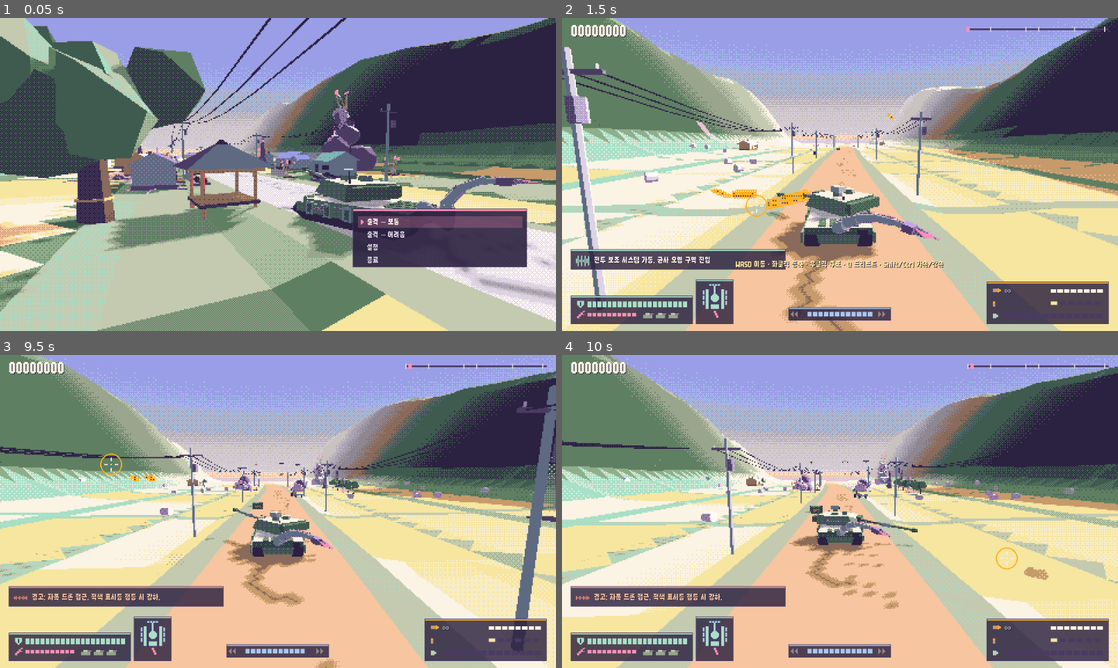
Above: before the commit, frames 1-4 (two rows, left to right).
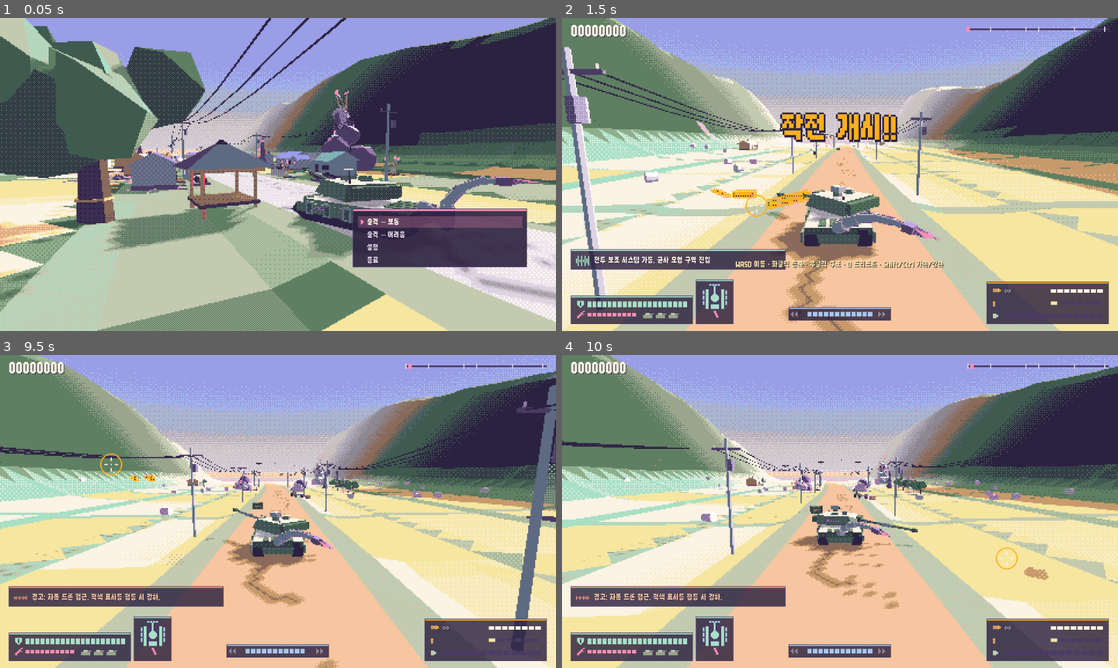
Above: after the commit, the same moments.

Repository: scarf005/orca-class
Game: Godot game, scene res://scenes/main.tscn
Two runs of this game, one before a commit and one after it. Both use one fixed random seed, a clock stepped at 60 frames per second and the inputs below.
Inputs (mouse positions are in pixels of both pictures, inside the frame that each line leads up to):
- Up to frame 1 (0.05 s): no input
- Up to frame 2 (1.5 s): tap Enter (ui_accept) at 0.5 s; drag from (840, 174) to (895, 105) at 0.52 s; drag from (728, 190) to (812, 237) at 1.27 s
- Up to frame 3 (9.5 s): move the mouse to (333, 442) at 2.02 s; press the mouse at (333, 442) at 2.03 s; hold D (move_right) 2.03-2.75 s; release the mouse at (333, 442) at 2.75 s; drag from (250, 574) to (111, 464) at 2.77 s; move the mouse to (444, 558) at 3.52 s; hold A (move_left) 3.53-4.25 s; hold E 3.53-4.25 s; tap Enter (ui_accept) at 3.77, 4.07, 6.77, 7.07 s; drag from (111, 464) to (194, 433) at 4.27 s; move the mouse to (305, 511) at 5.02 s; hold Ctrl (brake) 5.03-5.75 s; tap 9 at 5.1 s; click (305, 511) at 5.17 s; drag from (194, 433) to (166, 527) at 5.77 s; move the mouse to (400, 495) at 6.52 s; hold W (move_forward) 6.53-7.25 s; hold Right mouse button (fire_cannon) 6.53-7.25 s; drag from (166, 527) to (250, 574) at 7.27 s; move the mouse to (333, 442) at 8.02 s; hold Ctrl (brake) 8.03-8.75 s; hold Shift (overdrive) 8.03-8.75 s; drag from (250, 574) to (111, 464) at 8.77 s
- Up to frame 4 (10 s): move the mouse to (1006, 558) at 9.52 s; hold W (move_forward) from 9.53 s (still down); tap 1 at 9.6 s; click (1006, 558) at 9.67 s; tap Enter (ui_accept) at 9.77 s

The runs differ from the first frame. In frame 1, less than 0.1% of the frame differs, in the area x 32-33%, y 45-47%; in frame 2, 1.5%, in the area x 39-61%, y 30-40%; in frame 3, less than 0.1%; in frame 4, less than 0.1%.

Commit message:
feat: add flying vehicle wrecks, chain-reaction deaths, explosive barrels, gas stations and arcade shouts

Diff:
--- a/i18n/strings.csv
+++ b/i18n/strings.csv
@@ -99,6 +99,8 @@
 HINT_CONTROLS,WASD 이동 · 좌클릭 동축 · 우클릭 주포 · Q 드리프트 · Shift/Ctrl 가속/감속,WASD MOVE · LMB COAX · RMB MAIN GUN · Q DRIFT · SHIFT/CTRL BOOST/BRAKE
 HINT_TAIL,"꼬리는 알아서 낚아채고, 잡고, 던집니다","THE TAIL SNATCHES, GRABS AND THROWS ON ITS OWN"
 HINT_ANCHOR,Q + 방향: 드리프트 — 꼬리가 주변을 후려칩니다,Q + DIRECTION: DRIFT — THE TAIL LASHES AROUND YOU
+SHOUT_MISSION_START,작전 개시!!,MISSION START!!
+SHOUT_MISSION_COMPLETE,작전 완료!!,MISSION COMPLETE!!
 STAGE_CLEAR,1스테이지 돌파,STAGE 1 CLEAR
 RESULT_SCORE,점수,SCORE
 RESULT_KILLS,격파율,KILLS
--- a/scripts/combat/fx.gd
+++ b/scripts/combat/fx.gd
@@ -4,6 +4,7 @@
 ## meshes for blasts, rings, beams and ground scorch marks. Everything fades by dithering.
 
 const MAX_PARTICLES := 4000
+const SOFT_CAP := 1200
 const MAX_SCORCH := 60
 
 enum Kind { SOLID, GLOW }
@@ -87,6 +88,9 @@
 
 func spawn(kind: Kind, position: Vector3, velocity: Vector3, life: float, size: float, color: Color, options := {}) -> void:
 	var pool: Array = _pools[kind]
+	# Past the soft cap, big chain explosions thin out instead of stalling the frame.
+	if pool.size() > SOFT_CAP and randf() < 0.5:
+		return
 	if pool.size() >= MAX_PARTICLES:
 		pool.pop_front()
 	var p := Particle.new()
--- /dev/null
+++ b/scripts/combat/wreck.gd
@@ -0,0 +1,51 @@
+class_name Wreck
+extends Node3D
+## A destroyed vehicle's hull, blown into the air spinning. It trails fire and black smoke, blows
+## up again where it lands (hurting whatever is nearby), and burns there for a while.
+
+var velocity := Vector3.ZERO
+var spin := Vector3.ZERO
+var blast_radius := 4.0
+var by_player := false
+var _smoke := 0.0
+
+
+## Takes over `model` (already in the world) and throws it up from `center`.
+static func launch(model: Node3D, center: Vector3, size: float, player_kill: bool) -> Wreck:
+	var wreck := Wreck.new()
+	World.current.add_child(wreck)
+	wreck.global_position = center
+	model.reparent(wreck, true)
+	wreck.velocity = Vector3(randf_range(-4, 4), randf_range(9, 14) / sqrt(maxf(size, 1.0)), randf_range(-4, 4))
+	wreck.spin = Vector3(randf_range(-6, 6), randf_range(-4, 4), randf_range(-6, 6)) / sqrt(maxf(size, 1.0))
+	wreck.blast_radius = 2.5 + size
+	wreck.by_player = player_kill
+	return wreck
+
+
+func _process(delta: float) -> void:
+	var world := World.current
+	velocity.y -= 22.0 * delta
+	global_position += velocity * delta
+	rotation += spin * delta
+	_smoke -= delta
+	if _smoke <= 0.0:
+		_smoke = 0.04
+		world.fx.spawn(Fx.Kind.GLOW, global_position, Vector3.UP, 0.25, 0.9, [Palette.AMBER, Palette.HOT, Palette.BUTTER][randi() % 3], {"drag": 2.0})
+		world.fx.spawn(Fx.Kind.GLOW, global_position, Vector3.UP * 1.5, 1.4, 0.9, [Palette.DUSK, Palette.INK, Palette.SLATE][randi() % 3], {"end_size": 2.4, "drag": 1.2, "fade": 0.2})
+	var ground := Course.height_at(global_position)
+	if global_position.y <= ground + 0.3 and velocity.y < 0.0:
+		_land(ground)
+
+
+func _land(ground: float) -> void:
+	var world := World.current
+	var at := Vector3(global_position.x, ground + 0.5, global_position.z)
+	var chain := Hit.new()
+	chain.source = world.player if by_player else null
+	world.blast(at, blast_radius, 45.0, Entity.Team.PLAYER if by_player else Entity.Team.NEUTRAL, chain, null, [Palette.WHITE, Palette.AMBER, Palette.HOT, Palette.INK])
+	world.fx.smoke_column(at, blast_radius, [Palette.DUSK, Palette.INK, Palette.SLATE])
+	world.fx.burn(at, 5.0, 0.9)
+	world.fx.debris(at, 10, [Palette.INK, Palette.SLATE, Palette.AMBER], 10.0, 0.45)
+	world.shake(0.35, at)
+	queue_free()
--- a/scripts/core/sfx.gd
+++ b/scripts/core/sfx.gd
@@ -37,6 +37,7 @@
 	"lock": ["res://assets/audio/synth/lock.wav", -4.0],
 	"ui_move": ["res://assets/audio/synth/ui_move.wav", -8.0],
 	"ui_select": ["res://assets/audio/synth/ui_select.wav", -4.0],
+	"shout": ["res://assets/audio/synth/shout.wav", -2.0],
 	"ai": ["res://assets/audio/synth/ai.wav", -6.0],
 	"combo": ["res://assets/audio/synth/combo.wav", -8.0],
 	"roar": ["res://assets/audio/synth/roar.wav", 0.0],
--- a/scripts/enemies/enemy.gd
+++ b/scripts/enemies/enemy.gd
@@ -14,6 +14,7 @@
 var burning := 0.0
 var can_stagger := true
 var despawn_behind := 30.0 ## Removed once this far behind the rail; 0 keeps it.
+var wreck_on_death := false ## Vehicles: the hull is blown into the air and blows up again on landing.
 var model := Node3D.new()
 var age := 0.0
 var _last_position := Vector3.ZERO
@@ -127,8 +128,16 @@
 func on_death(hit: Hit) -> void:
 	var world := World.current
 	var center := hit_center()
-	world.fx.explosion(center, death_radius)
+	var by_player := hit != null and hit.by_player()
+	# The death blast hurts whatever is close, so packed enemies go up in chains.
+	var chain := Hit.new()
+	chain.source = world.player if by_player else null
+	world.blast(center, death_radius * 1.4, 35.0, Team.PLAYER if by_player else Team.NEUTRAL, chain, self, [Palette.WHITE, Palette.AMBER, Palette.HOT, Palette.CORAL])
 	world.fx.debris(center, int(4 + death_radius * 3), debris_colors, 6.0 + death_radius * 2.0, 0.25 + death_radius * 0.08)
+	world.fx.smoke_column(center, death_radius, [Palette.DUSK, Palette.INK, Palette.ASH])
+	if wreck_on_death:
+		Wreck.launch(model, center, death_radius, by_player)
+		model = Node3D.new()
 	world.award(score, center, true)
 	world.kill_style(hit, self)
 	if death_radius >= 3.0:
--- a/scripts/enemies/quad_mech.gd
+++ b/scripts/enemies/quad_mech.gd
@@ -28,6 +28,7 @@
 
 func _init() -> void:
 	super()
+	wreck_on_death = true
 	max_hp = 200.0
 	hp = 200.0
 	radius = 2.6
--- a/scripts/enemies/uav.gd
+++ b/scripts/enemies/uav.gd
@@ -24,6 +24,7 @@
 
 func _init() -> void:
 	super()
+	wreck_on_death = true
 	max_hp = 40.0
 	hp = 40.0
 	radius = 2.4
--- a/scripts/enemies/ugv.gd
+++ b/scripts/enemies/ugv.gd
@@ -28,6 +28,7 @@
 
 func _init() -> void:
 	super()
+	wreck_on_death = true
 	max_hp = 90.0
 	hp = 90.0
 	radius = 1.8
--- a/scripts/enemies/walker.gd
+++ b/scripts/enemies/walker.gd
@@ -29,6 +29,7 @@
 
 func _init() -> void:
 	super()
+	wreck_on_death = true
 	max_hp = 70.0
 	hp = 70.0
 	radius = 1.6
--- a/scripts/ui/game_screen.gd
+++ b/scripts/ui/game_screen.gd
@@ -39,6 +39,7 @@
 	world.stage_cleared.connect(_on_cleared)
 	if checkpoint.is_empty():
 		hud.hint(tr("HINT_CONTROLS"), 8.0)
+	hud.shout(tr("SHOUT_MISSION_START"), Palette.AMBER, 2.0)
 	Input.mouse_mode = Input.MOUSE_MODE_CONFINED_HIDDEN
 
 
@@ -122,6 +123,8 @@
 
 func _on_cleared() -> void:
 	_finished = true
+	hud.shout(tr("SHOUT_MISSION_COMPLETE"), Palette.FUNGUS, 2.5)
+	await get_tree().create_timer(2.2).timeout
 	Input.mouse_mode = Input.MOUSE_MODE_VISIBLE
 	world.player.input_enabled = false
 	_results = Results.new()
--- a/scripts/ui/hud.gd
+++ b/scripts/ui/hud.gd
@@ -14,6 +14,10 @@
 var _popups: Array[Dictionary] = []
 var _banner := ""
 var _banner_time := 0.0
+var _shout := ""
+var _shout_time := 0.0
+var _shout_total := 1.0
+var _shout_color := Palette.AMBER
 var _hint := ""
 var _hint_time := 0.0
 var _armor_shake := 0.0
@@ -38,6 +42,15 @@
 	_banner_time = time
 
 
+## A huge arcade call-out that slams onto the screen (weapon pickups, mission start and clear).
+func shout(text: String, color := Palette.AMBER, time := 1.4) -> void:
+	_shout = text
+	_shout_color = color
+	_shout_time = time
+	_shout_total = time
+	Sfx.ui("shout")
+
+
 func hint(text: String, time := 4.0) -> void:
 	_hint = text
 	_hint_time = time
@@ -62,17 +75,19 @@
 
 
 func _on_pickup(id: String) -> void:
-	var name := tr("PICKUP_" + id.to_upper())
+	var name := tr("PICKUP_" + id.to_upper()) + "!!"
+	if id == "coax":
+		name = _coax_label() + "!!"
+	var color := Palette.AMBER
 	if Armament.round_from_id(id) != Armament.Round.APHE:
-		name += " ×%d" % world.player.round_count
-	elif id == "coax":
-		name = tr("PICKUP_COAX") + " " + _coax_label()
-	banner(name, 1.6)
+		color = Armament.ROUND_COLORS[Armament.round_from_id(id)]
+	shout(name, color)
 
 
 func _process(delta: float) -> void:
 	_time += delta
 	_banner_time -= delta
+	_shout_time -= delta
 	_hint_time -= delta
 	_radio_time -= delta
 	if _radio_time <= 0.0 and not _radio_queue.is_empty():
@@ -106,6 +121,7 @@
 	_draw_boss()
 	_draw_radio()
 	_draw_banner()
+	_draw_shout()
 
 
 func _text(pos: Vector2, text: String, color: Color, size := 12, align := HORIZONTAL_ALIGNMENT_LEFT, width := -1.0) -> void:
@@ -353,6 +369,20 @@
 	_text(origin + Vector2(40, 23), text.substr(0, shown) + caret, Palette.PEACH if warning else Palette.CREAM, 12, HORIZONTAL_ALIGNMENT_LEFT, 322)
 
 
+func _draw_shout() -> void:
+	if _shout_time <= 0.0:
+		return
+	var age := _shout_total - _shout_time
+	var punch := 1.0 + maxf(0.0, 0.15 - age) * 8.0
+	var size := int(48 * punch)
+	var w := font.get_string_size(_shout, HORIZONTAL_ALIGNMENT_LEFT, -1, size).x
+	var at := Vector2(480 - w * 0.5, 210) + Vector2(randf_range(-3, 3), randf_range(-3, 3)) * clampf(1.0 - age * 3.0, 0.0, 1.0)
+	var color := _shout_color if fmod(_time, 0.12) < 0.08 else Palette.WHITE
+	for offset: Vector2 in [Vector2(-3, 0), Vector2(3, 0), Vector2(0, -3), Vector2(0, 4), Vector2(3, 4)]:
+		draw_string(font, at + offset, _shout, HORIZONTAL_ALIGNMENT_LEFT, -1, size, Palette.INK)
+	draw_string(font, at, _shout, HORIZONTAL_ALIGNMENT_LEFT, -1, size, Color(color, clampf(_shout_time * 4.0, 0.0, 1.0)))
+
+
 func _draw_banner() -> void:
 	if _banner_time > 0.0:
 		var alpha := clampf(_banner_time * 3.0, 0.0, 1.0)
--- a/scripts/world/director.gd
+++ b/scripts/world/director.gd
@@ -19,6 +19,9 @@
 	"colossus": "res://scripts/enemies/colossus.gd",
 	"helicopter": "res://scripts/enemies/helicopter.gd",
 }
+
+## Swarm enemies come in bigger numbers than the stage script lists: mayhem needs fodder.
+const FODDER := {"fpv": 1.5, "crawler": 1.6}
 
 ## Checkpoint name -> rail distance to start from.
 const CHECKPOINTS := {"": 0.0, "midboss": Course.MIDBOSS_D - 110.0, "boss": Course.SECTION_STARTS[Course.Section.ARENA] - 40.0}
@@ -126,7 +129,7 @@
 func spawn_wave(event: Dictionary) -> Array[Enemy]:
 	var world := World.current
 	var spawned: Array[Enemy] = []
-	var count: int = event.get("count", 1)
+	var count: int = ceili(event.get("count", 1) * FODDER.get(event.kind, 1.0))
 	if _hard:
 		count = int(ceil(count * event.get("hard_scale", 1.4)))
 	var kind: String = event.kind
--- a/scripts/world/prop.gd
+++ b/scripts/world/prop.gd
@@ -12,6 +12,7 @@
 var drop := "" ## Pickup id dropped when destroyed.
 var burnable := false
 var explosive := false
+var blast_size := 4.5 ## Radius of the explosion when an explosive prop goes up.
 var fungal := false ## Bursts into spores and splatter when destroyed.
 var supports: Array[Prop] = [] ## Pieces resting on this one; they topple when it breaks.
 var _topple := -1.0
@@ -151,7 +152,9 @@
 		# Chain blasts carry this prop as their source so kills count as collateral.
 		var chain := Hit.new()
 		chain.source = self if by_player else null
-		world.blast(center, 4.5, 45.0, Team.PLAYER if by_player else Team.NEUTRAL, chain, self, [Palette.WHITE, Palette.BUTTER, Palette.CORAL, Palette.INK])
+		world.blast(center, blast_size, 45.0 + blast_size * 4.0, Team.PLAYER if by_player else Team.NEUTRAL, chain, self, [Palette.WHITE, Palette.AMBER, Palette.HOT, Palette.INK])
+		world.fx.smoke_column(center, blast_size * 0.6, [Palette.DUSK, Palette.INK, Palette.SLATE])
+		world.fx.burn(global_position, 4.0 + blast_size, 0.8)
 	if score > 0:
 		world.award(score, global_position, false)
 	if hit != null and hit.by_player():
--- a/scripts/world/prop_kit.gd
+++ b/scripts/world/prop_kit.gd
@@ -614,3 +614,39 @@
 	b.box(_xf(Vector3(0, 8.8, 5.72)), Vector3(0.1, 0.8, 0.05), Palette.INK)
 	b.box(_xf(Vector3(0, 1.6, 5.61)), Vector3(3.0, 3.2, 0.1), Palette.PEACH)
 	return b.mesh()
+
+
+# --- Things that go boom ------------------------------------------------------------------------
+
+## A 200 L oil drum, hazard-striped.
+static func barrel(variant: int, _rng: RandomNumberGenerator) -> Mesh:
+	var b := LowPoly.new()
+	var body := [Palette.HOT, Palette.AMBER, Palette.CORAL][variant % 3] as Color
+	b.prism(Transform3D(), 0.38, 1.0, 10, body, -1.0, Palette.INK)
+	for y in [0.2, 0.75]:
+		b.prism(_xf(Vector3(0, y, 0)), 0.395, 0.06, 10, Palette.INK)
+	b.box(_xf(Vector3(0, 0.5, 0.38)), Vector3(0.3, 0.25, 0.02), Palette.BUTTER)
+	return b.mesh()
+
+
+static func gas_station(_variant: int, _rng: RandomNumberGenerator) -> Mesh:
+	var b := LowPoly.new()
+	for x in [-3.5, 3.5]:
+		b.box(_xf(Vector3(x, 2.5, 0)), Vector3(0.4, 5.0, 0.4), Palette.CONCRETE)
+	b.box(_xf(Vector3(0, 5.2, 0)), Vector3(10.0, 0.6, 6.0), Palette.WHITE)
+	b.box(_xf(Vector3(0, 5.2, 3.02)), Vector3(10.0, 0.4, 0.05), Palette.HOT)
+	b.box(_xf(Vector3(0, 0.1, 0)), Vector3(9.0, 0.2, 4.0), Palette.STONE)
+	b.box(_xf(Vector3(6.5, 3.5, 2.5)), Vector3(0.3, 7.0, 0.3), Palette.STONE)
+	b.box(_xf(Vector3(6.5, 6.8, 2.5)), Vector3(2.2, 1.6, 0.2), Palette.HOT)
+	b.glow = true
+	b.box(_xf(Vector3(6.5, 6.8, 2.62)), Vector3(1.6, 0.4, 0.02), Palette.WHITE)
+	return b.mesh()
+
+
+static func gas_pump(variant: int, _rng: RandomNumberGenerator) -> Mesh:
+	var b := LowPoly.new()
+	b.box(_xf(Vector3(0, 0.9, 0)), Vector3(0.8, 1.8, 0.5), Palette.WHITE)
+	b.box(_xf(Vector3(0, 1.5, 0.26)), Vector3(0.5, 0.4, 0.02), Palette.DUSK)
+	b.box(_xf(Vector3(0, 0.6, 0.26)), Vector3(0.8, 0.3, 0.02), [Palette.HOT, Palette.AMBER][variant % 2])
+	b.box(_xf(Vector3(0.45, 1.0, 0)), Vector3(0.1, 0.5, 0.1), Palette.INK)
+	return b.mesh()
--- a/scripts/world/scenery.gd
+++ b/scripts/world/scenery.gd
@@ -40,6 +40,9 @@
 	"cordyceps": [1.2, 5.0, 30.0, false, true, true, 30, false, false],
 	"husk_cow": [1.4, 2.2, 25.0, false, true, true, 40, false, false],
 	"egg_sacs": [1.4, 2.0, 15.0, false, true, true, 40, false, false],
+	"barrel": [0.5, 1.0, 10.0, false, false, false, 20, true, false],
+	"gas_pump": [0.7, 1.8, 20.0, false, false, false, 60, true, false],
+	"gas_station": [4.5, 6.0, 200.0, true, false, false, 150, false, true],
 	"fungal_spire": [4.0, 14.0, 700.0, true, false, true, 400, false, false],
 	"plane_tree": [0.9, 9.0, 45.0, false, true, true, 10, false, false],
 }
@@ -87,6 +90,7 @@
 	_arena()
 	_wires()
 	_spires()
+	_boom()
 	specs.sort_custom(func(a: Spec, b: Spec) -> bool: return a.d < b.d)
 	_prewarm()
 
@@ -295,6 +299,23 @@
 	_fungus(3420.0, 3620.0, 1.2)
 
 
+## Explosive barrels in clusters along the road, and a gas station whose pumps go up like bombs.
+func _boom() -> void:
+	var d := 180.0
+	while d < Course.SECTION_STARTS[Course.Section.ARENA]:
+		if Course.section_at(d) != Course.Section.SCHOOL:
+			var u := _rng.randf_range(4.0, 11.0) * (1.0 if _rng.randf() < 0.5 else -1.0)
+			for i in _rng.randi_range(3, 6):
+				add("barrel", d + _rng.randf_range(-2.0, 2.0), u + _rng.randf_range(-2.0, 2.0), _rng.randf() * TAU)
+		d += _rng.randf_range(70.0, 120.0)
+	for station in [[980.0, -14.0], [2880.0, 10.0]]:
+		add("gas_station", station[0], station[1], PI * 0.5)
+		for k in 3:
+			add("gas_pump", station[0] - 2.0 + k * 2.0, station[1], PI * 0.5, k)
+		for k in 4:
+			add("barrel", station[0] + 5.0 + k * 0.8, station[1] + signf(station[1]) * 3.0, 0.0, k)
+
+
 ## Giant fungal spires rising from the fields, more often as the stage goes on.
 func _spires() -> void:
 	var d := 300.0
@@ -443,6 +464,7 @@
 		prop.burnable = cfg[5]
 		prop.score = cfg[6]
 		prop.explosive = cfg[7]
+		prop.blast_size = {"barrel": 4.0, "gas_pump": 8.0}.get(spec.kind, 4.5)
 		if cfg[8]:
 			prop.rubble_mesh = PropKit.mesh("rubble", spec.variant)
 		prop.drop = spec.drop
@@ -485,6 +507,10 @@
 			return [PropKit.CAR_COLORS[variant % PropKit.CAR_COLORS.size()], Palette.INK, Palette.DUSK]
 		"persimmon", "plane_tree", "reeds", "zelkova_trunk", "zelkova_canopy":
 			return [Palette.PINE, Palette.WOOD, Palette.PEACH]
+		"barrel", "gas_pump":
+			return [Palette.HOT, Palette.AMBER, Palette.INK]
+		"gas_station":
+			return [Palette.WHITE, Palette.HOT, Palette.CONCRETE]
 		"crate":
 			return [Palette.PINE, Palette.OCHRE, Palette.BUTTER]
 	return [Palette.CONCRETE, Palette.STONE, Palette.WOOD]
--- a/tools/showcase.gd
+++ b/tools/showcase.gd
@@ -82,6 +82,13 @@
 		drone.approach_time = 99.0
 		world.add_enemy(drone)
 	world.fx.explosion(Course.ground_at(base + 22.0, 5.0) + Vector3.UP, 4.5)
+	for i in 5:
+		var barrel := Prop.new()
+		barrel.setup("barrel", PropKit.mesh("barrel", i), 0.5, 1.0, 10.0)
+		barrel.explosive = true
+		barrel.blast_size = 4.0
+		barrel.position = Course.ground_at(base + 30.0 + i * 1.2, -4.0 + (i % 2) * 1.5)
+		world.props.add_child(barrel)
 	world.fx.burn(Course.ground_at(base + 26.0, -9.0), 20.0, 1.3)
 	world.radio.emit(&"AI_REAR")
 	world.player.load_round(Armament.Round.HEAT)
Not shown, added: assets/audio/synth/shout.wav.import
Not shown, added: scripts/combat/wreck.gd.uid
Not shown, changed: assets/audio/synth/roar.wav
Not shown, added: assets/audio/synth/shout.wav
Not shown, changed: assets/music/boss.ogg
Not shown, changed: assets/music/clear.ogg
Not shown, changed: assets/music/stage_a.ogg
Not shown, changed: assets/music/stage_b.ogg
Not shown, changed: assets/music/title.ogg
